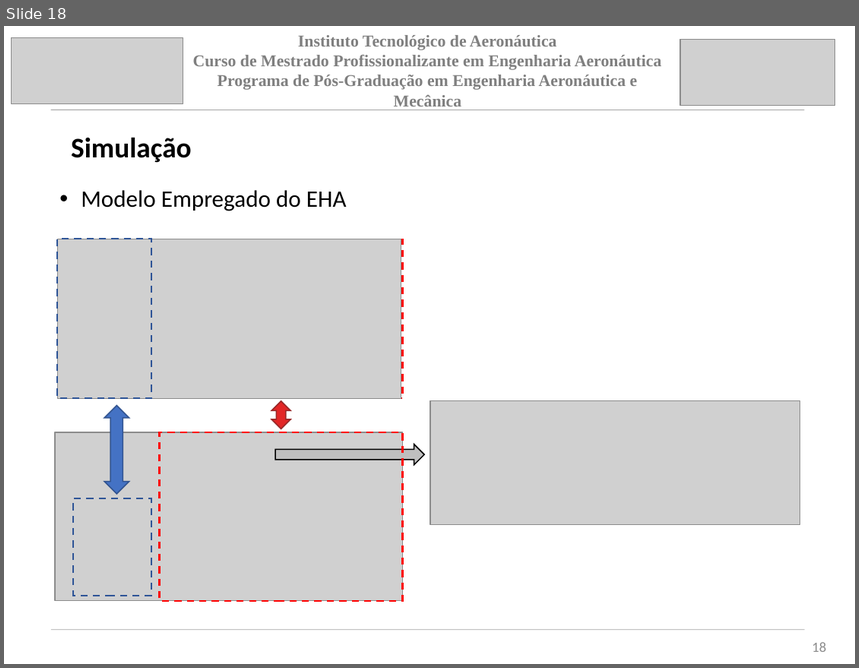
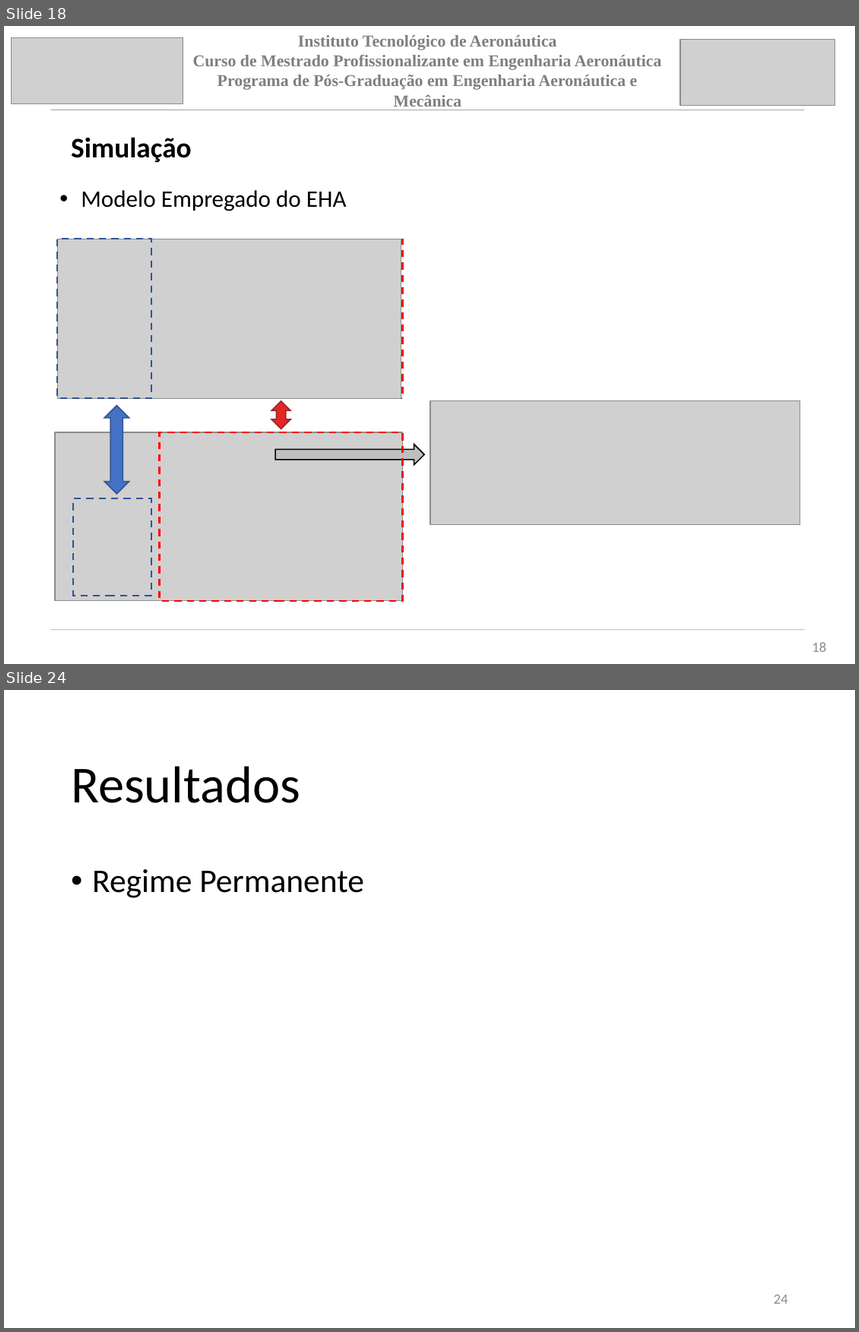
Before and after one commit to jpsoliv/MestradoJPSO, a slide deck: Apresentação/Apresentação_baixo_nivel.pptx. Shown one above the other, each under a label of ours: slide 18 before the commit, slides 18 and 24 after it; the slides between them are not shown. The pictures are 859x668 and 859x1332 pixels, drawn with LibreOffice and Linux fonts; fonts in the diff are those of the drawing; grey boxes stand for pictures. Boxes give left, top, right and bottom in pixels: in the first picture for what was removed or moved away, otherwise in the second. Text is boxed around its words. In the diff, an @@ line names an element or a change of style, - is before the commit and + after.

```diff
--- a/Apresentação/Apresentação_baixo_nivel.pptx
+++ b/Apresentação/Apresentação_baixo_nivel.pptx
@@ slide 24 added at (4,690,855,1328), background #FFFFFF @@
@@ title added at (71,766,300,803), 44 pt, text #000000 @@
+Resultados
@@ text added at (92,869,364,898), 28 pt, text #000000 @@
+• Regime Permanente
@@ page number added at (774,1295,788,1304), 12 pt, text #8C8C8C @@
+24
```
Also in this commit, not shown: 2 slides changed, 6 other slides added, 7 slides removed, 2 other files.
